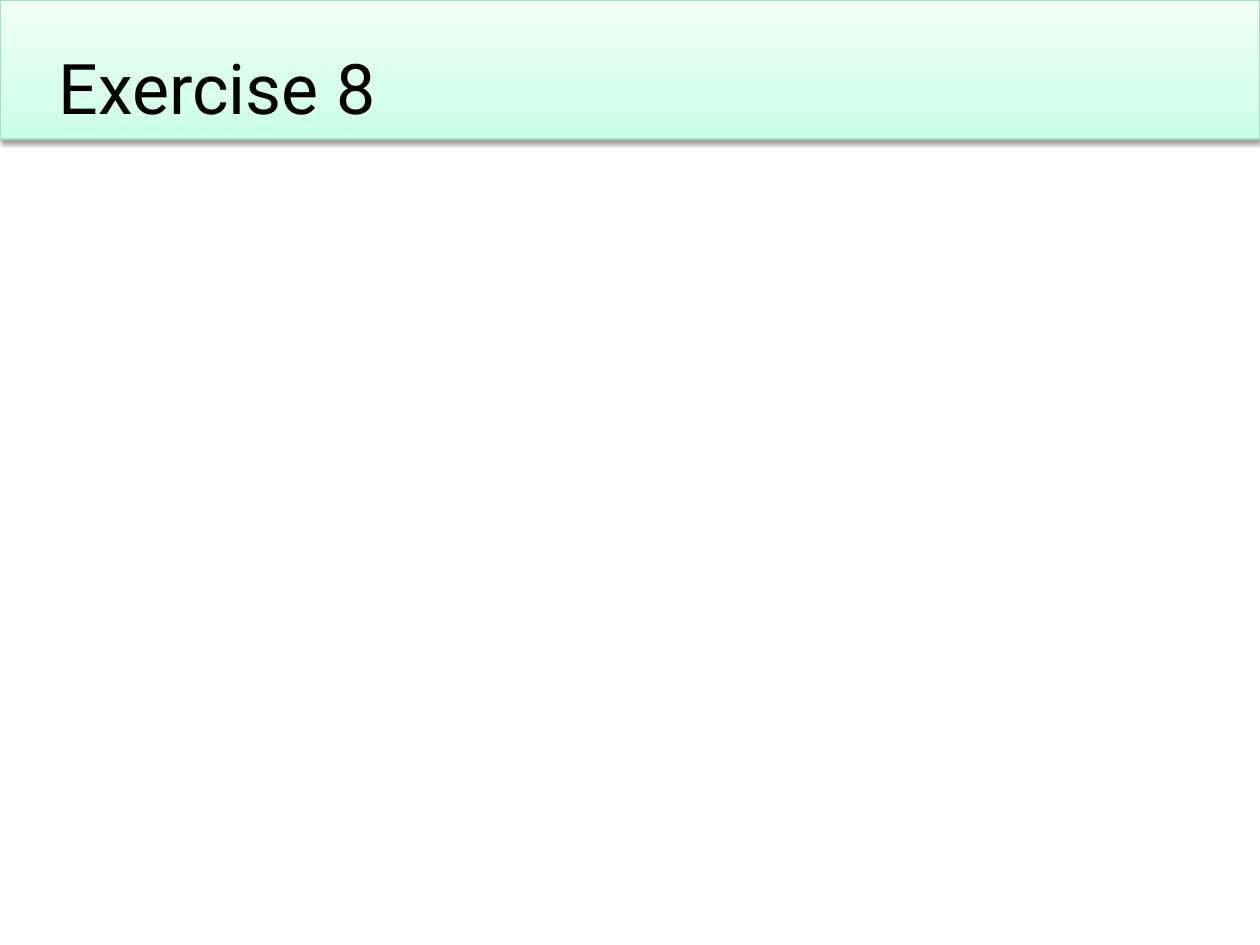
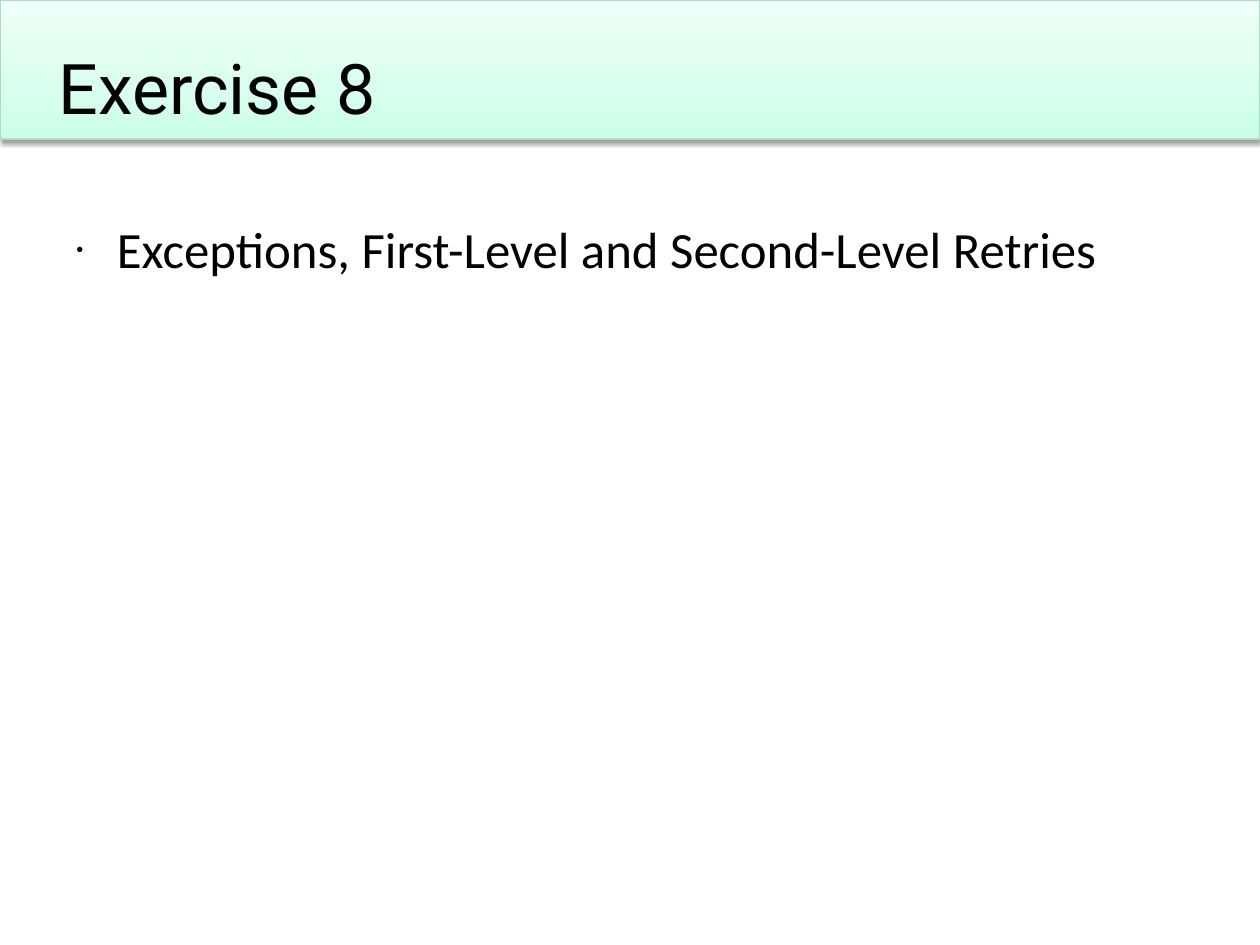
Before and after one commit to Particular/Course.Slides, a slide deck: slide 28 of EnterpriseDevelopmentWithNServiceBus.pptx. Drawn at 1260x945 pixels with LibreOffice and Linux fonts; fonts in the diff are those of the drawing; background and template pictures are left out. Boxes give left, top, right and bottom in pixels: in the first picture for what was removed or moved away, otherwise in the second. Text is boxed around its words. In the diff, an @@ line names an element or a change of style, - is before the commit and + after.

```diff
--- a/EnterpriseDevelopmentWithNServiceBus.pptx
+++ b/EnterpriseDevelopmentWithNServiceBus.pptx
@@ text added at (x1=117, y1=232, x2=1096, y2=277), 32 pt, text #000000 @@
+• Exceptions, First-Level and Second-Level Retries
```
Also in this commit, not shown: 3 other slides changed, 1 other file.
